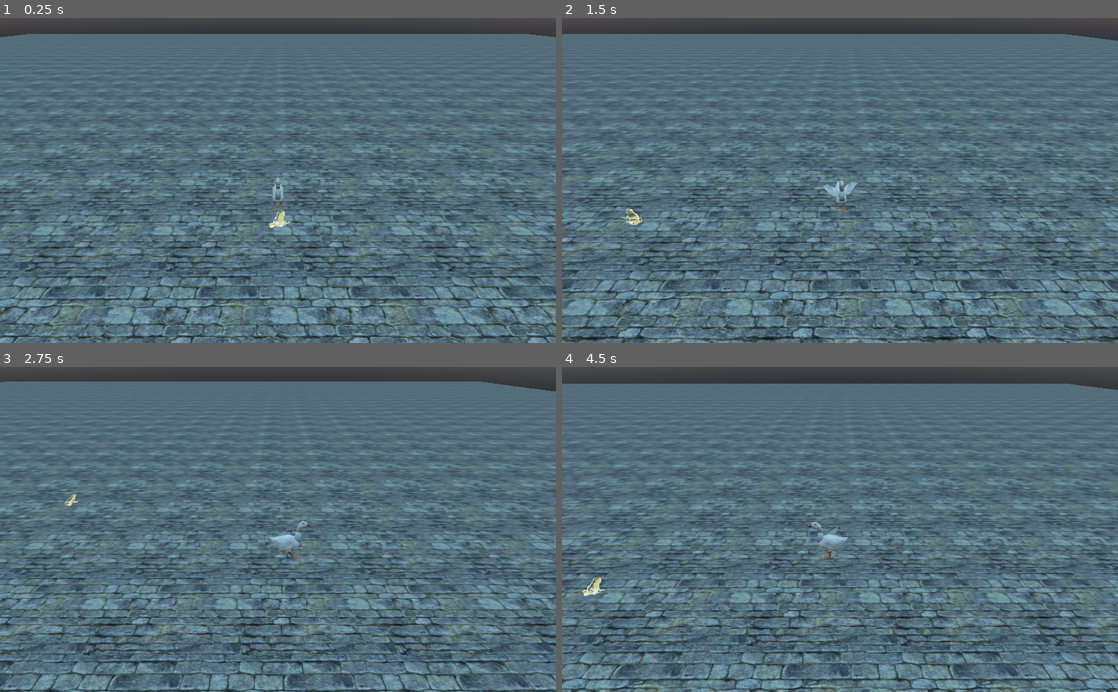
Above: before the commit, frames 1-4 (two rows, left to right).
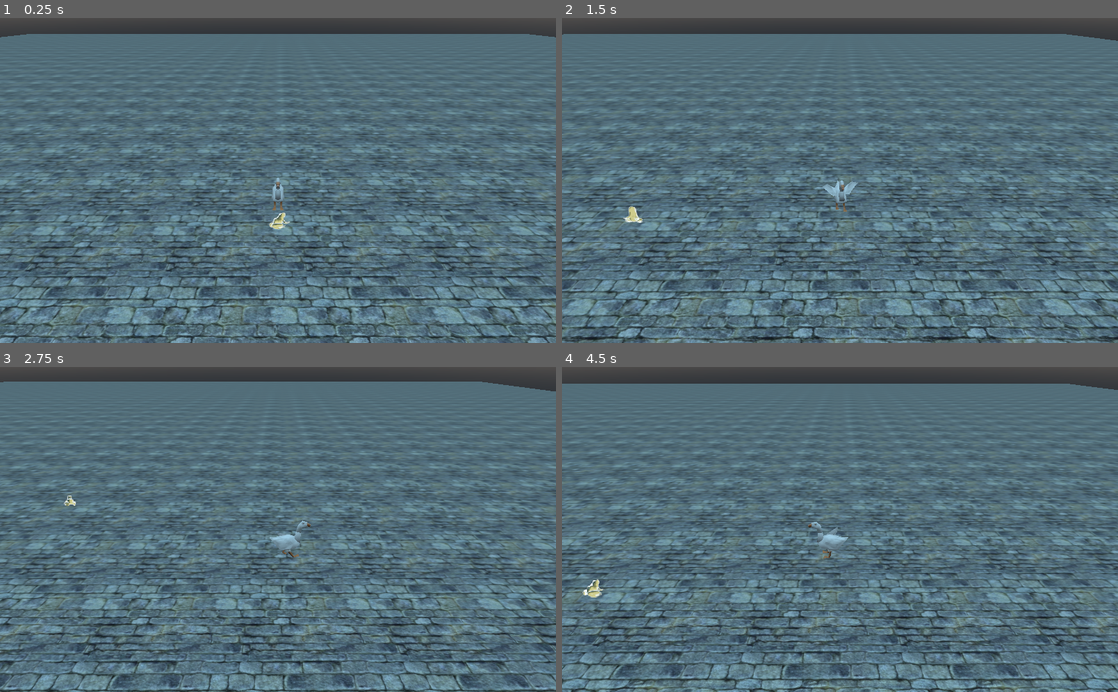
Above: after the commit, the same moments.

Repository: AdrianBeckDev/GlobalGameJam2021
Game: Godot game, scene res://Main.tscn
Two runs of this game, one before a commit and one after it. Both use one fixed random seed, a clock stepped at 60 frames per second and the inputs below.
Inputs (mouse positions are in pixels of both pictures, inside the frame that each line leads up to):
- Up to frame 1 (0.25 s): no input
- Up to frame 2 (1.5 s): tap Enter at 0.5 s; move the mouse to (962, 164) at 0.52 s; hold D (right) 0.53-1.28 s; hold Shift (action1) 0.53-1.28 s; click (962, 164) at 0.67 s; tap Space (jump) at 0.77 s; move the mouse to (728, 196) at 1.27 s; hold S (down) from 1.28 s (still down); tap F (action2) at 1.35 s
- Up to frame 3 (2.75 s): tap Space (jump) at 1.52 s; move the mouse to (333, 458) at 2.02 s; release S (down) at 2.03 s; hold D (right) from 2.03 s (still down); tap T at 2.1 s
- Up to frame 4 (4.5 s): move the mouse to (812, 594) at 2.77 s; release D (right) at 2.78 s; hold W (up) 2.78-3.53 s; tap X at 2.85 s; click (812, 594) at 2.92 s; tap Space (jump) at 3.02, 3.77 s; move the mouse to (1006, 578) at 3.52 s; hold A (left) from 3.53 s (still down); tap Y at 3.6 s; move the mouse to (673, 480) at 4.27 s; tap Z at 4.35 s

The runs differ from the first frame. In frame 1, 0.1% of the frame differs, in the area x 48-53%, y 59-65%; in frame 2, 0.1%; in frame 3, less than 0.1%; in frame 4, 0.1%, in the area x 3-8%, y 64-71%.

Commit message:
newer, better, merge soon

Diff:
--- a/project/Frog.tscn
+++ b/project/Frog.tscn
@@ -33,10 +33,20 @@
 "speed": 12.0
 } ]
 
+[sub_resource type="SphereShape" id=2]
+radius = 0.59808
+
 [node name="Frog" type="Spatial"]
 
 [node name="Frog" type="AnimatedSprite3D" parent="."]
 billboard = 1
 frames = SubResource( 1 )
 animation = "FrogSpin"
+frame = 7
 playing = true
+
+[node name="Area" type="Area" parent="."]
+visible = false
+
+[node name="CollisionShape" type="CollisionShape" parent="Area"]
+shape = SubResource( 2 )
Not shown: 1 places in project/Frog.tscn that only renumber resources
Binary file added: project/assets/textures/sparkle/1.png
Not shown, added: project/assets/textures/sparkle/1.png.import
Binary file added: project/assets/textures/sparkle/2.png
Not shown, added: project/assets/textures/sparkle/2.png.import
Binary file added: project/assets/textures/sparkle/3.png
Not shown, added: project/assets/textures/sparkle/3.png.import
Binary file added: project/assets/textures/sparkle/4.png
Not shown, added: project/assets/textures/sparkle/4.png.import
Binary file added: project/assets/textures/sparkle/5.png
Not shown, added: project/assets/textures/sparkle/5.png.import
